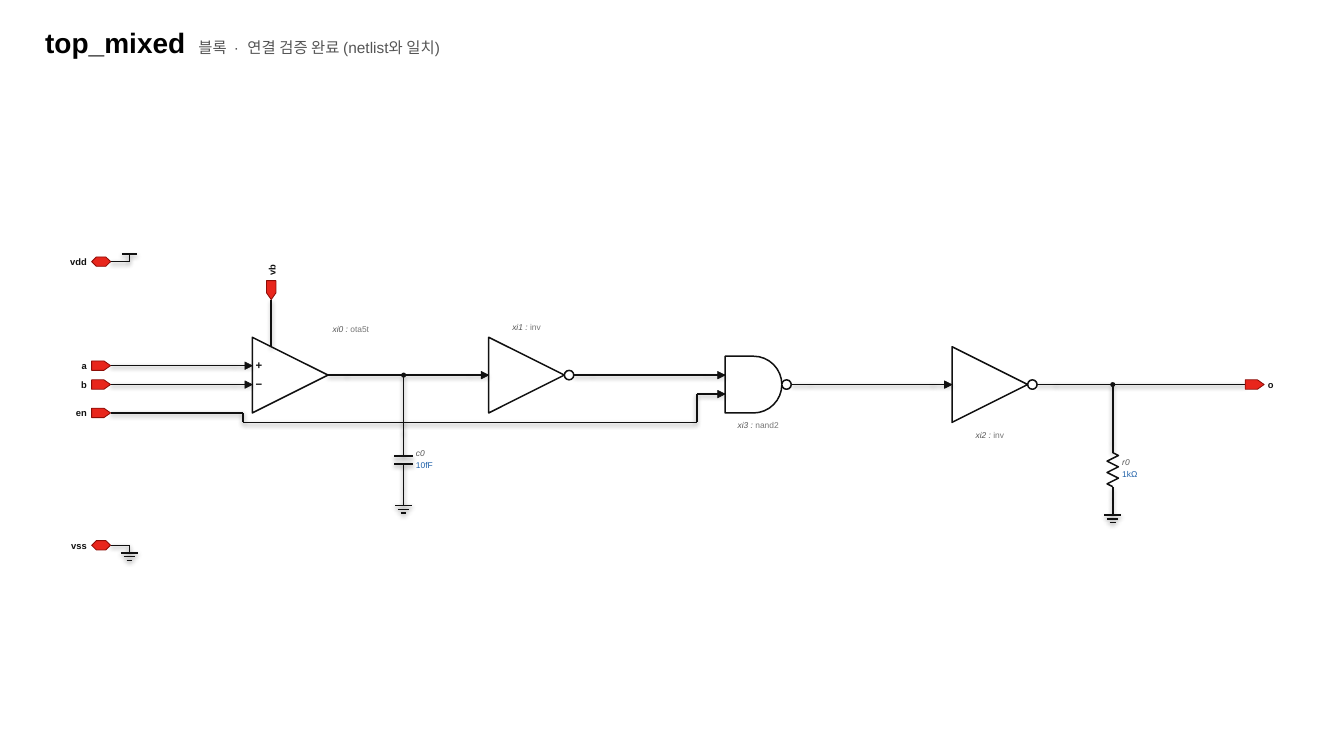
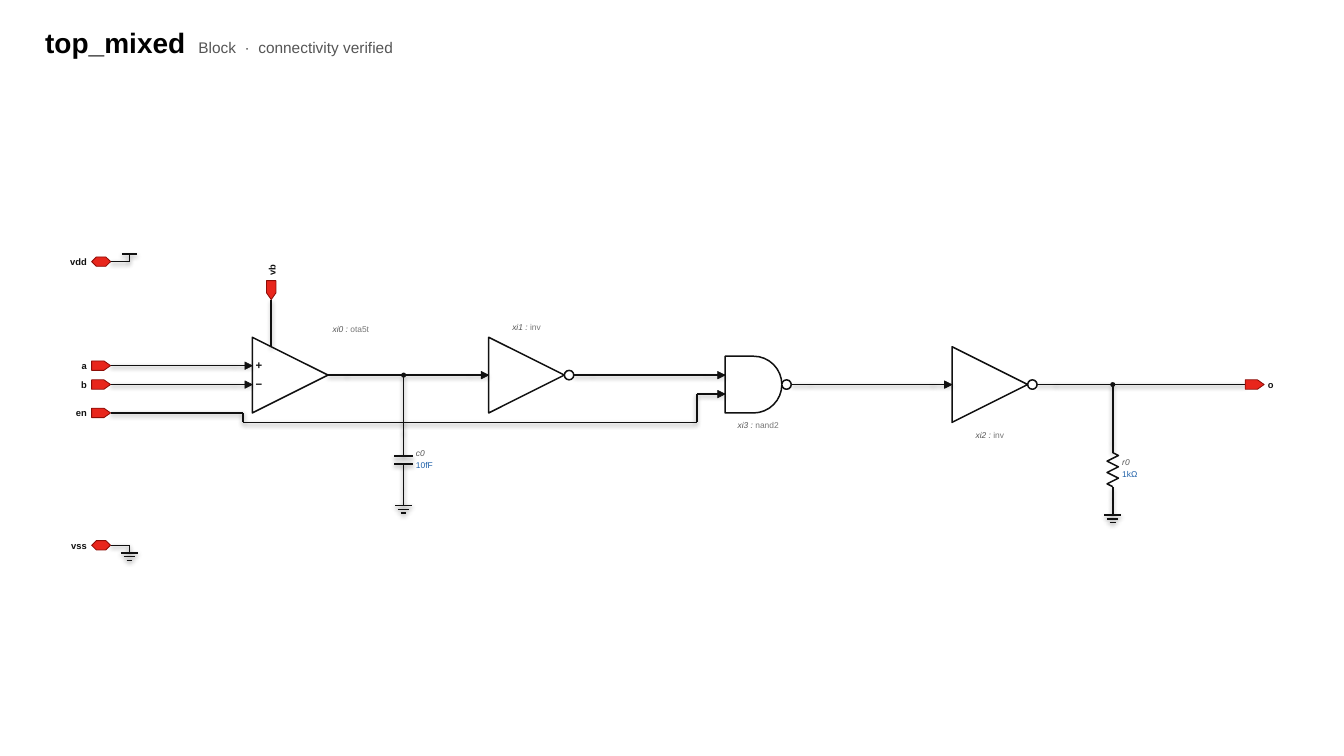
Before and after one commit to jmseo16/etf-dashboard, a slide deck: slide 1 of examples/virtuoso_style_schematic.pptx. Drawn at 1344x756 pixels with LibreOffice and Linux fonts; fonts in the diff are those of the drawing. Boxes give left, top, right and bottom in pixels: in the first picture for what was removed or moved away, otherwise in the second. Text is boxed around its words. In the diff, an @@ line names an element or a change of style, - is before the commit and + after.

```diff
--- a/examples/virtuoso_style_schematic.pptx
+++ b/examples/virtuoso_style_schematic.pptx
@@ text at (45,32,393,58): text changed @@
-top_mixed 블록 · 연결 검증 완료 (netlist와 일치)
+top_mixed Block · connectivity verified
```
Also in this commit, not shown: 3 other slides changed, 14 other files.
